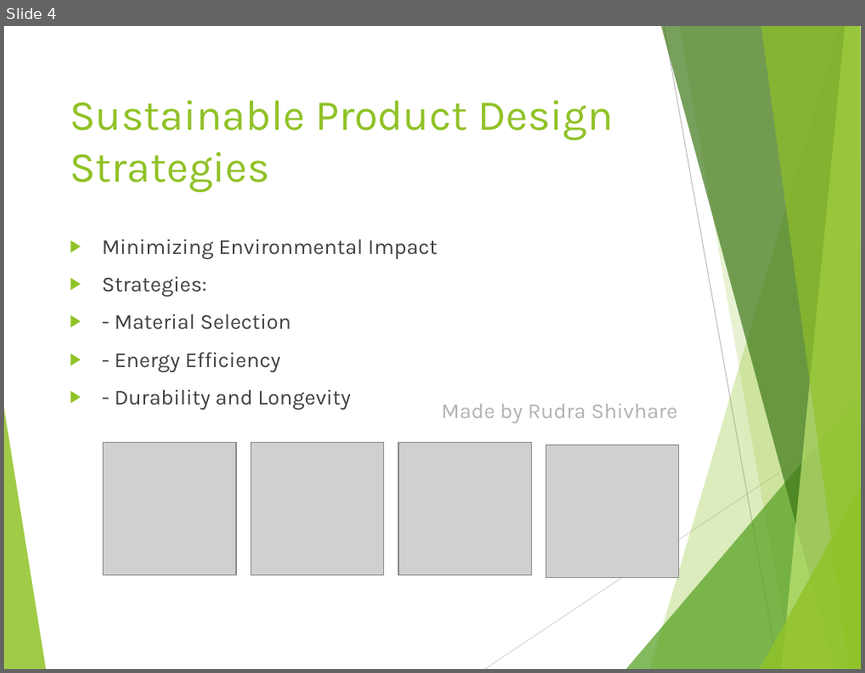
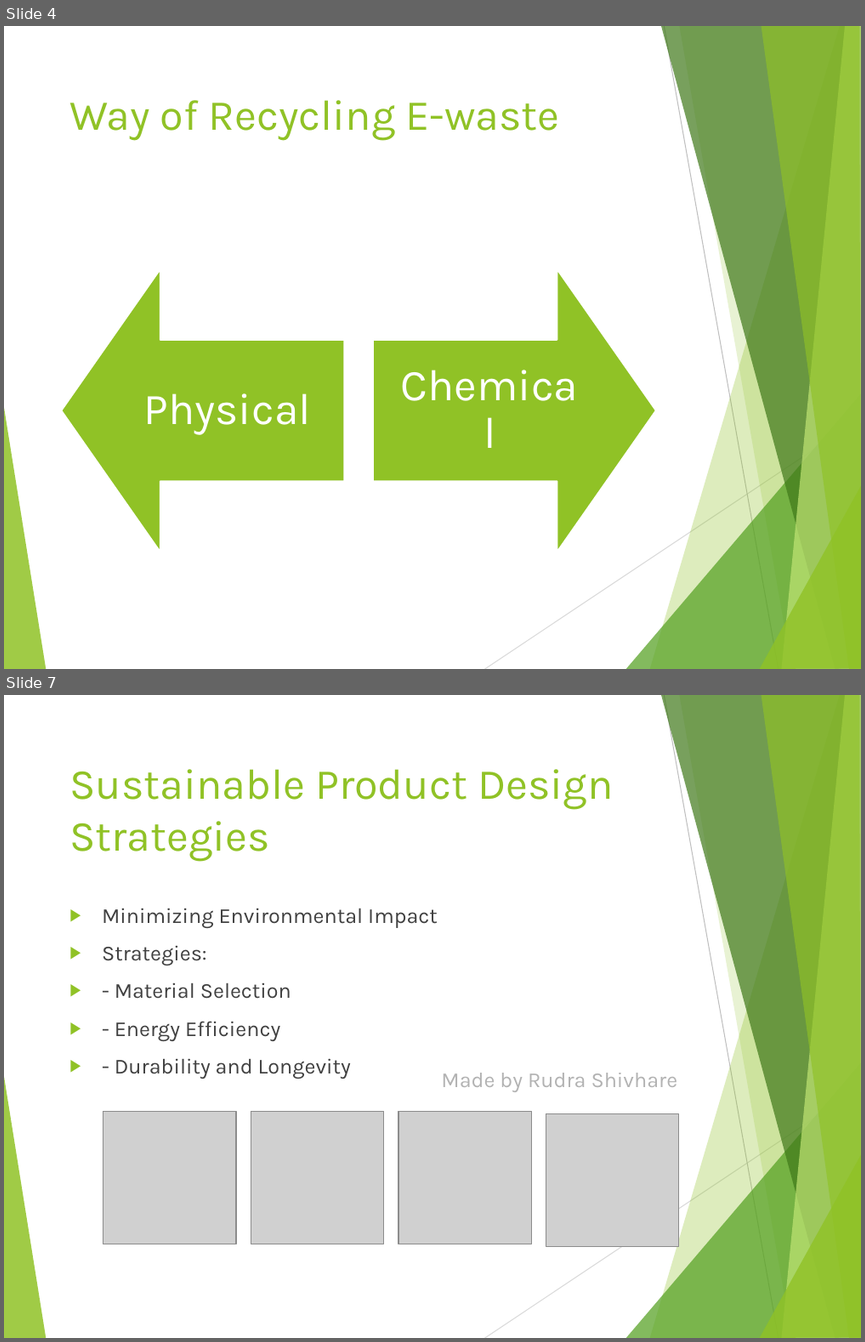
Before and after one commit to Rudra2701/RND-PPT, a slide deck: e-waste.pptx. Shown one above the other, each under a label of ours: slide 4 before the commit, slides 4 and 7 after it; the slides between them are not shown. The pictures are 865x673 and 865x1342 pixels, drawn with LibreOffice and Linux fonts; fonts in the diff are those of the drawing; grey boxes stand for pictures. Boxes give left, top, right and bottom in pixels: in the first picture for what was removed or moved away, otherwise in the second. Text is boxed around its words. In the diff, an @@ line names an element or a change of style, - is before the commit and + after.

```diff
--- a/e-waste.pptx
+++ b/e-waste.pptx
@@ slide 4 added at [4,26,861,669], background #FFFFFF; not listed: 10 template elements that a slide beside it also shows @@
@@ title added at [69,100,560,141], 36 pt, text #90C226 @@
+Way of Recycling E-waste
@@ group added at [62,268,656,552]: 2 up arrows, 2 texts @@
+Physical
+Chemical
@@ what was slide 4 is now slide 7 @@
```
Also in this commit, not shown: 2 other slides added.
